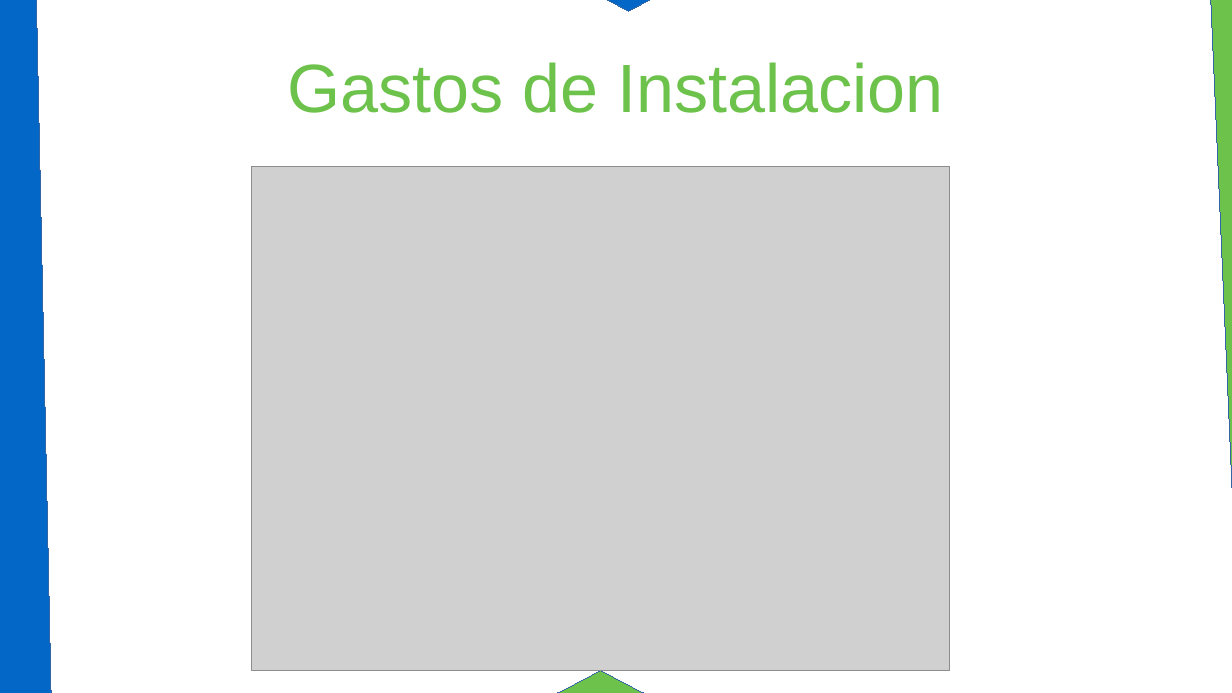
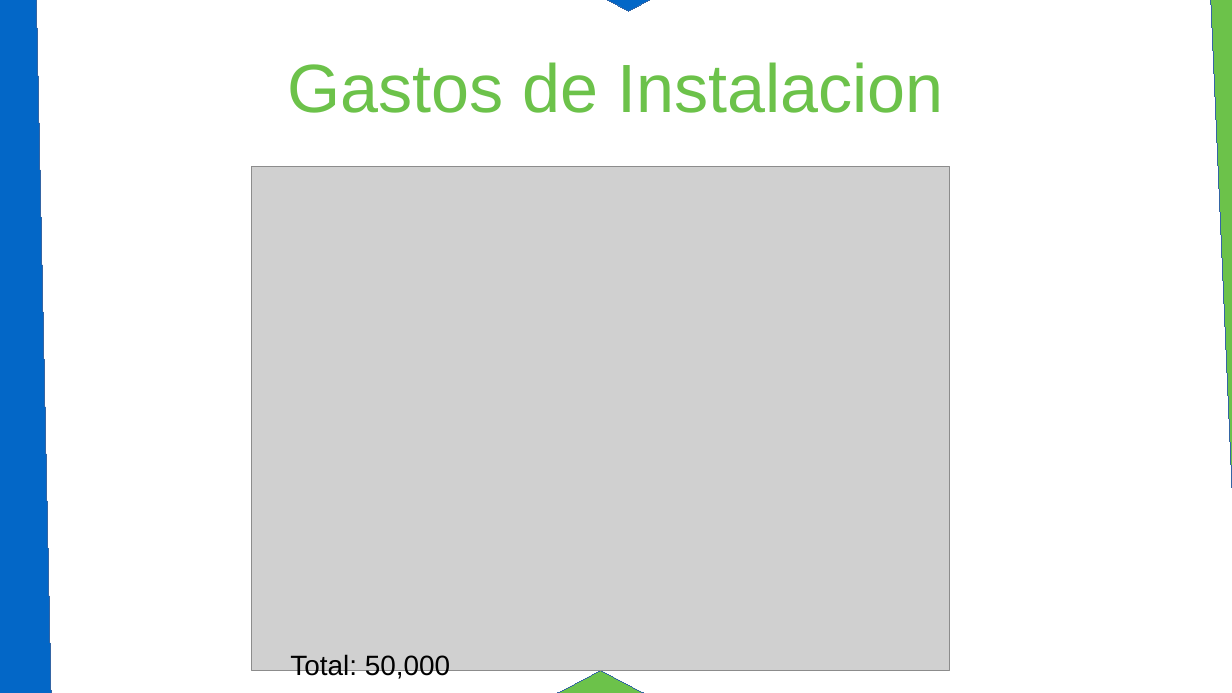
Before and after one commit to klbsoft/OptiVia, a slide deck: slide 27 of docs/Presentation_Ready.odp (slide 17 before the commit). Drawn at 1232x693 pixels with LibreOffice and Linux fonts; fonts in the diff are those of the drawing; grey boxes stand for pictures. Boxes give left, top, right and bottom in pixels: in the first picture for what was removed or moved away, otherwise in the second. Text is boxed around its words. In the diff, an @@ line names an element or a change of style, - is before the commit and + after.

```diff
--- a/docs/Presentation_Ready.odp
+++ b/docs/Presentation_Ready.odp
@@ text added at (290,654,450,681), 18 pt, text #000000 @@
+Total: 50,000
```
Also in this commit, not shown: 4 other slides changed, 13 slides added, 3 slides removed, 6 other files.
